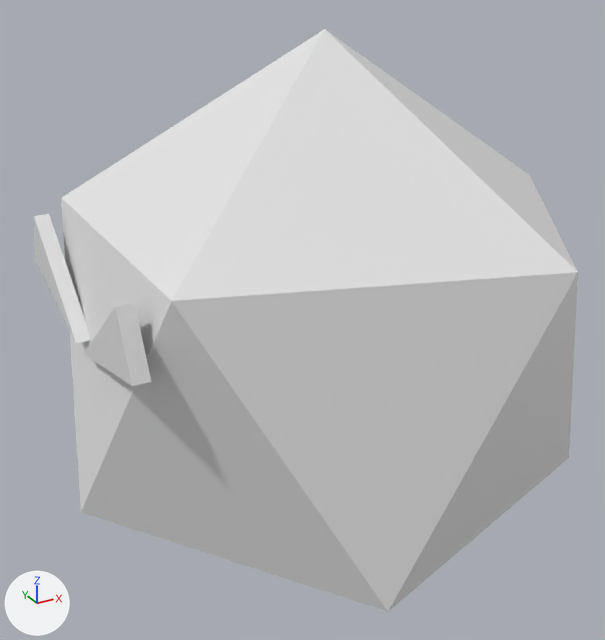
The Blender file Blend/100-shockdie.blend, before and after one commit.
Before and after are seen from a 50 mm camera at (-1.35, -2.31, 1.21) aimed at (-0.05, 0.05, 0.04). Lighting does not change. The marker at lower left points along +X, +Y and +Z.
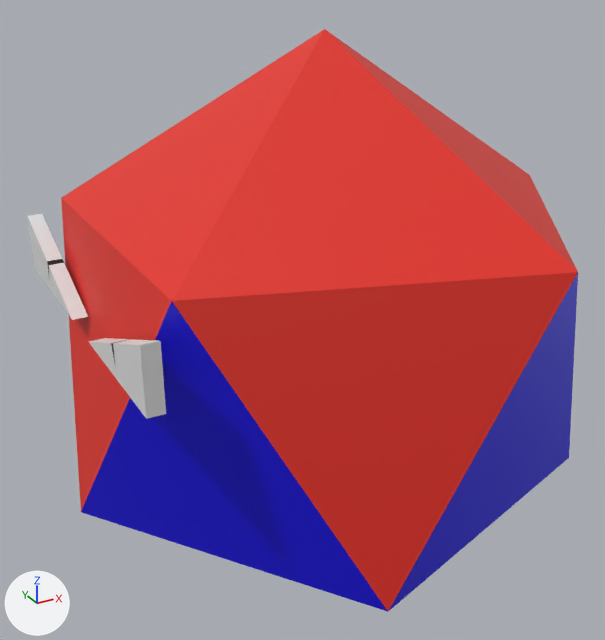
Changed parts and their boxes (x1, y1, x2, y2) in the pictures (605 x 640 px):
'Icosphere', reshaped
    before: (34, 29, 578, 612)
    after: (61, 29, 578, 612)
'Eyes', added
    after: (28, 214, 166, 419)
    faces in mat_material_001 (white #e7e7e7): (28, 214, 166, 419)
part 1 of me_icosphere_002, deleted
    before: (83, 303, 151, 386)
part 2 of me_icosphere_002, deleted
    before: (34, 214, 89, 343)
part 3 of me_icosphere_002, recoloured (white to blue)
    both: (81, 273, 578, 612)
part 4 of me_icosphere_002, recoloured (white to red)
    both: (61, 29, 578, 611)

Patch to the scene script:
```diff
--- a/Blend/100-shockdie.blend.py
+++ b/Blend/100-shockdie.blend.py
@@ mat_body1 @@
+mat_body1 = principled_material('body1')
+mat_body1.base_color = (0.00577, 0.0, 0.8)  # blue #1100e7
@@ mat_body2 @@
+mat_body2 = principled_material('body2')
+mat_body2.base_color = (0.8, 0.0286, 0.0161)  # red #e72f22
@@ mat_material_001 @@
+mat_material_001 = principled_material('Material.001')
+mat_material_001.base_color = (0.8, 0.8, 0.8)  # white #e7e7e7
@@ mat_eyes1 @@
+mat_eyes1 = principled_material('eyes1')
+mat_eyes1.base_color = (0.0, 0.0, 0.0)  # black #000000
@@ me_icosphere_002 @@
 # used by ob_icosphere; location = (0.0, 0.0, 0.0)
-me_icosphere_002.from_pydata(...)  # 581 vertices, 400 faces; spans x -0.89..0.89, y -0.85..0.85, z -1.0..1.0
+me_icosphere_002.from_pydata(...)  # 569 vertices, 390 faces; spans x -0.89..0.89, y -0.85..0.85, z -1.0..1.0
+# me_icosphere_002 part 1: the loose piece of 6 vertices spanning x -0.83..-0.78, y -0.5..-0.01, z 0.11..0.41 is deleted
+# me_icosphere_002 part 2: the loose piece of 6 vertices spanning x -0.83..-0.78, y 0.07..0.56, z 0.11..0.41 is deleted
+# me_icosphere_002 part 3: 380 faces spanning x -0.89..0.89, y -0.85..0.85, z -1.0..0.45 switch from no material to mat_body1 (blue #1100e7)
+# me_icosphere_002 part 4: 10 faces spanning x -0.89..0.89, y -0.85..0.85, z -0.45..1.0 switch from no material to mat_body2 (red #e72f22)
@@ me_icosphere_001 @@
+me_icosphere_001.from_pydata([(-0.83, 0.592, 0.382), (-0.83, 0.089, 0.184), (-0.78, 0.592, 0.382), (-0.78, 0.089, 0.184), (-0.83, 0.592, 0.186), (-0.78, 0.592, 0.186), (-0.78, 0.339, 0.282), (-0.78, 0.357, 0.29), (-0.83, 0.357, 0.29), (-0.83, 0.339, 0.282), (-0.83, 0.358, 0.217), (-0.78, 0.358, 0.217)], [], [(0, 8, 7, 2), (2, 7, 11, 6, 3, 5), (5, 3, 1, 4), (4, 1, 9, 10, 8, 0), (2, 5, 4, 0), (8, 10, 9), (7, 8, 9, 6), (6, 9, 1, 3), (6, 11, 7)])
+for i in [*range(0, 5), 7, 8]: me_icosphere_001.polygons[i].material_index = 1
+me_icosphere_001.materials.append(mat_eyes1)  # black #000000
+me_icosphere_001.materials.append(mat_material_001)  # white #e7e7e7
@@ ob_eyes @@
+ob_eyes = bpy.data.objects.new('Eyes', me_icosphere_001)
+ob_eyes.location = (0.0, 0.0, 0.0)
+_m = ob_eyes.modifiers.new('Mirror', 'MIRROR')
+_m.use_axis = (False, True, False)
```
